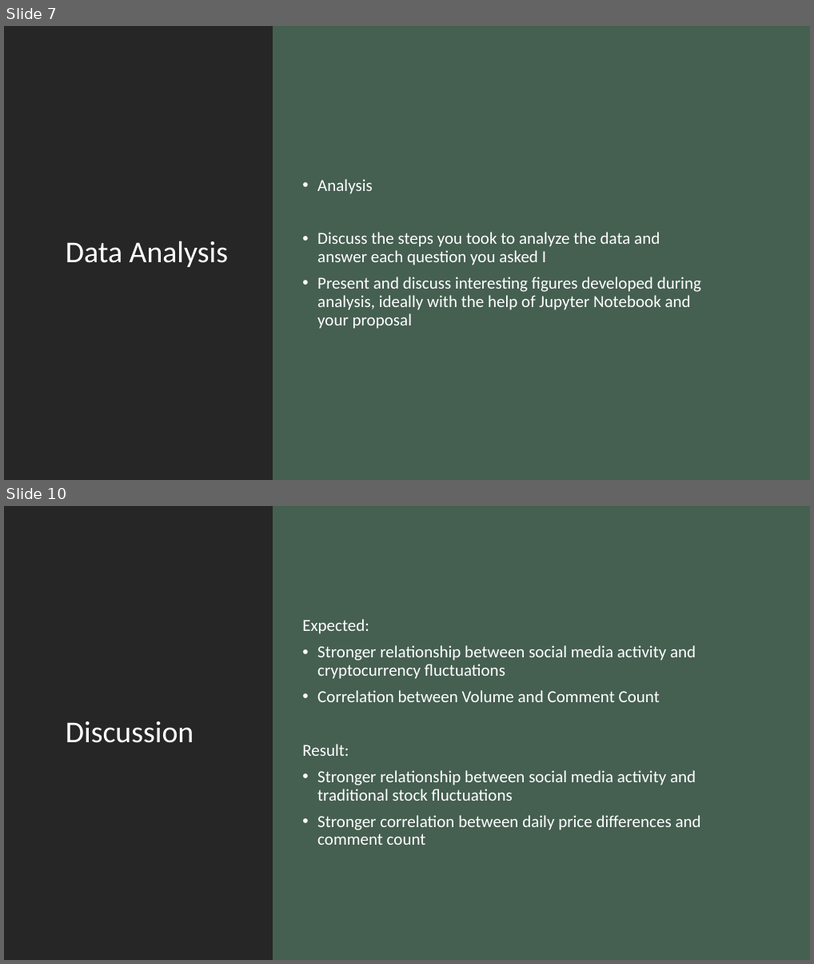
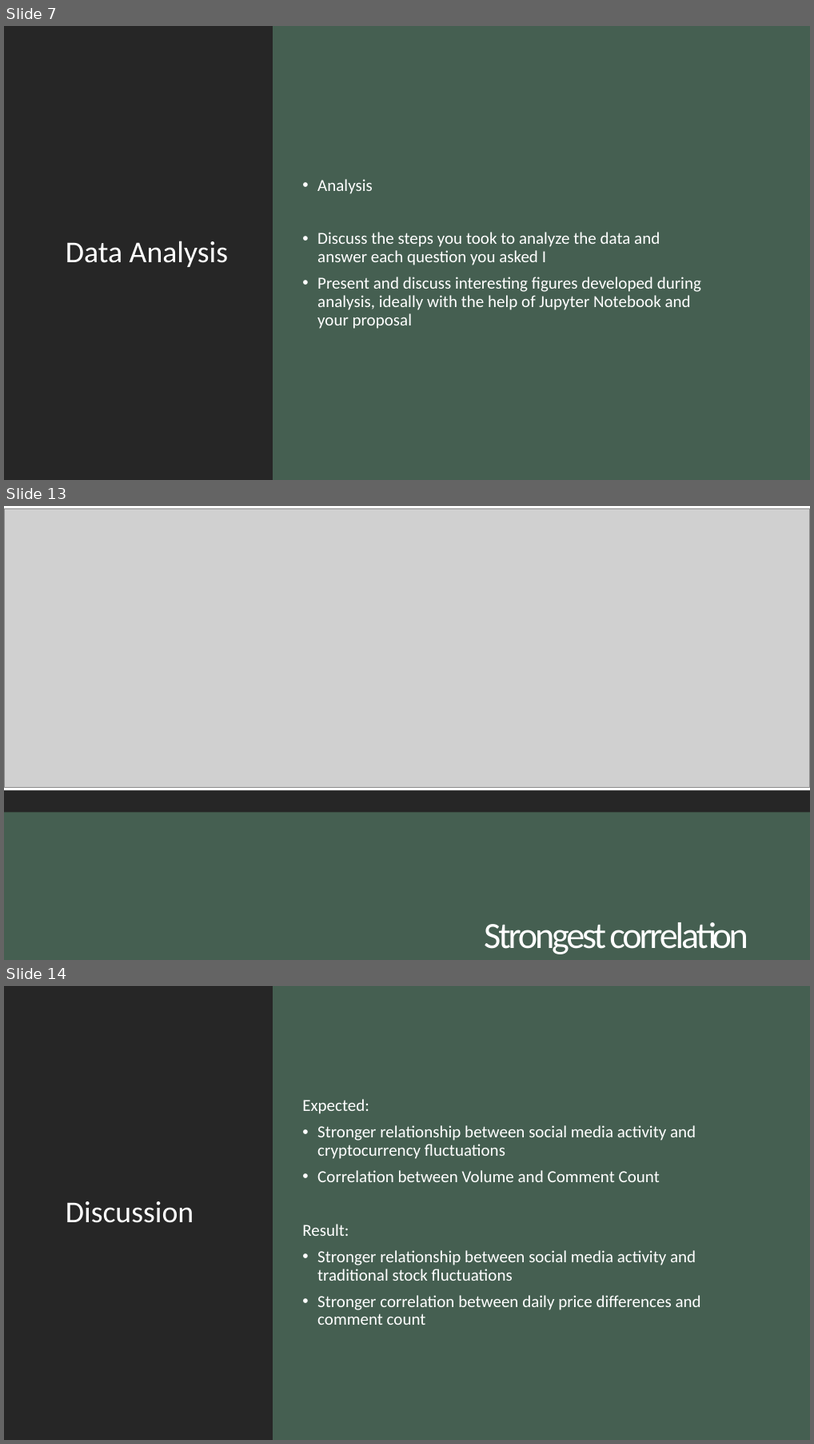
Before and after one commit to ashleighdevito/Cryptocurrency, a slide deck: Presentation/1_cryptocurrency_presentation.pptx. Shown one above the other, each under a label of ours: slides 7 and 10 before the commit, slides 7, 13 and 14 after it; the slides between them are not shown. The pictures are 814x964 and 814x1444 pixels, drawn with LibreOffice and Linux fonts; fonts in the diff are those of the drawing; grey boxes stand for pictures. Boxes give left, top, right and bottom in pixels: in the first picture for what was removed or moved away, otherwise in the second. Text is boxed around its words. In the diff, an @@ line names an element or a change of style, - is before the commit and + after.

```diff
--- a/Presentation/1_cryptocurrency_presentation.pptx
+++ b/Presentation/1_cryptocurrency_presentation.pptx
@@ slide 13 added at [4,506,810,960], background #455F51 @@
@@ rectangle added at [4,506,810,960], fill #262626 @@
@@ rectangle added at [4,506,810,790], fill #FFFFFF, 32 pt, text #FBCA98, underline @@
+Jupyter Notebook
@@ picture added at [5,508,810,788] @@
@@ rectangle added at [4,812,810,960], fill #455F51 @@
@@ title added at [484,922,749,954], 44 pt, text #FFFFFF @@
+Strongest correlation
@@ what was slide 10 is now slide 14 @@
```
Also in this commit, not shown: 3 slides changed, 4 other slides added, 5 other files.
